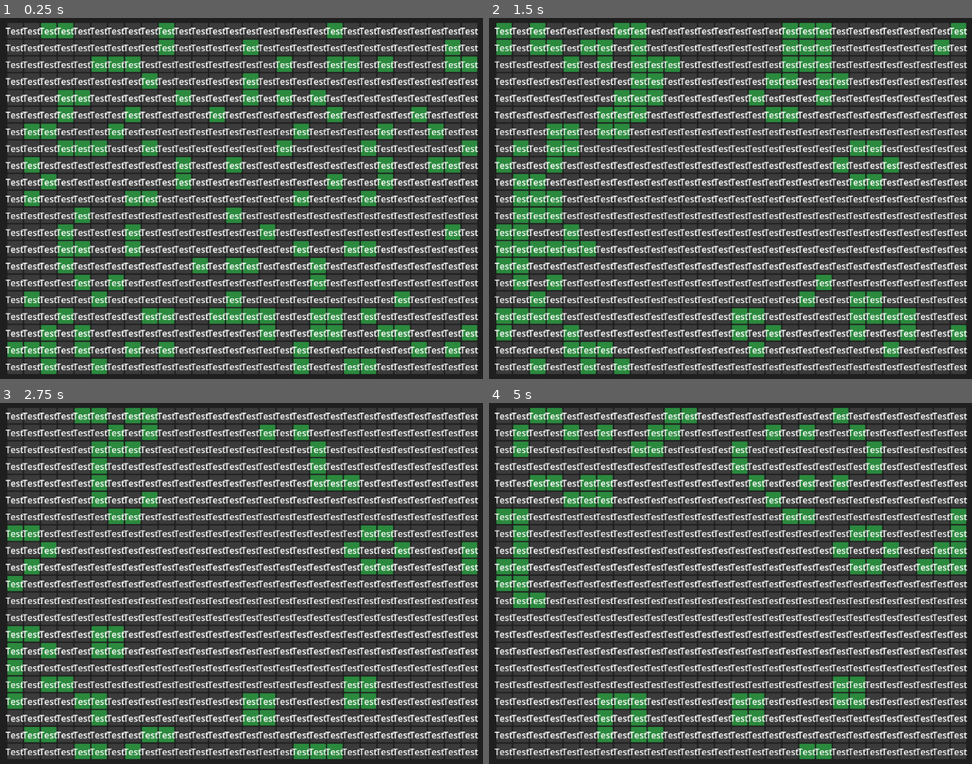
Above: before the commit, frames 1-4 (two rows, left to right).
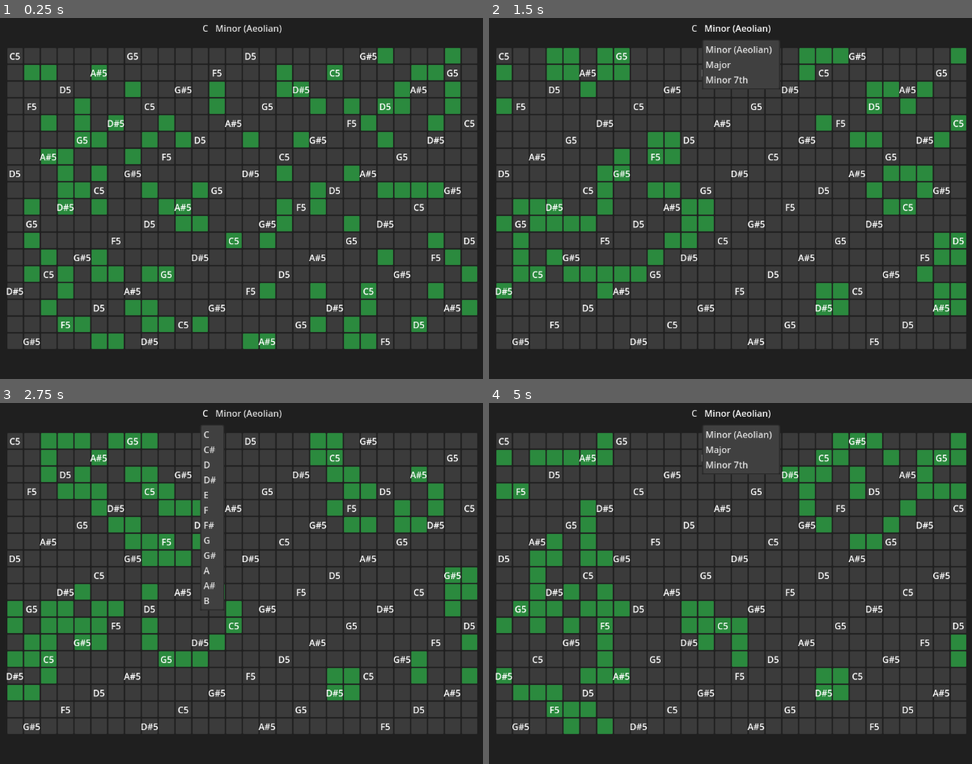
Above: after the commit, the same moments.

Repository: kaywil56/Conway-s-Generative-Sequencer-
Game: Godot game, scene res://scenes/main.tscn
The game is run twice, just before and just after one commit, with the same random seed, the same clock (stepped at 60 frames per second) and the same inputs.
Inputs (mouse positions are in pixels of both pictures, inside the frame that each line leads up to):
- Up to frame 1 (0.25 s): no input
- Up to frame 2 (1.5 s): click (696, 28) at 0.5 s, where only the run after the commit has a clickable "C"; click (740, 28) at 1.25 s, where only the run after the commit has a clickable "Minor (Aeolian)"
- Up to frame 3 (2.75 s): click (207, 413) at 2 s, where only the run after the commit has a clickable "C"
- Up to frame 4 (5 s): click (740, 413) at 2.75 s, where only the run after the commit has a clickable "Minor (Aeolian)"; click (696, 413) at 3.5 s, where only the run after the commit has a clickable "C"; click (740, 413) at 4.25 s, where only the run after the commit has a clickable "Minor (Aeolian)"

The runs differ from the first frame. In frame 1, 55% of the frame differs, in the area x 1-99%, y 1-99%; in frame 2, 52%; in frame 3, 49%; in frame 4, 51%.

Commit message:
add scale selection

Diff:
--- a/scenes/main.tscn
+++ b/scenes/main.tscn
@@ -1,7 +1,8 @@
-[gd_scene load_steps=5 format=3 uid="uid://oaq7vocf5mvb"]
+[gd_scene load_steps=6 format=3 uid="uid://oaq7vocf5mvb"]
 
 [ext_resource type="Script" path="res://scripts/main.gd" id="1_gxiwc"]
 [ext_resource type="Texture2D" uid="uid://fwe5g74rdvdq" path="res://assets/spritesheet.png" id="2_bh6fx"]
+[ext_resource type="PackedScene" uid="uid://dcnnbasokgb2x" path="res://scenes/user_interface.tscn" id="3_ehgfd"]
 
 [sub_resource type="TileSetAtlasSource" id="TileSetAtlasSource_khysg"]
 texture = ExtResource("2_bh6fx")
@@ -25,4 +26,8 @@
 wait_time = 0.2
 autostart = true
 
+[node name="CanvasLayer" type="CanvasLayer" parent="."]
+
+[node name="UserInterface" parent="CanvasLayer" instance=ExtResource("3_ehgfd")]
+
 [connection signal="timeout" from="Timer" to="." method="_on_timer_timeout"]
--- /dev/null
+++ b/scenes/note.gd
@@ -0,0 +1,6 @@
+extends Node2D
+
+@onready var label = $Label
+
+func set_label(text: String) -> void:
+	label.text = text
--- a/scenes/note.tscn
+++ b/scenes/note.tscn
@@ -1,6 +1,9 @@
-[gd_scene format=3 uid="uid://b4rv4ppm3s35o"]
+[gd_scene load_steps=2 format=3 uid="uid://b4rv4ppm3s35o"]
+
+[ext_resource type="Script" path="res://scenes/note.gd" id="1_6sguk"]
 
 [node name="Note" type="Node2D"]
+script = ExtResource("1_6sguk")
 
 [node name="Label" type="Label" parent="."]
 anchors_preset = 8
@@ -14,6 +17,5 @@
 offset_bottom = 11.5
 grow_horizontal = 2
 grow_vertical = 2
-text = "Test"
 horizontal_alignment = 1
 vertical_alignment = 1
--- /dev/null
+++ b/scenes/user_interface.tscn
@@ -0,0 +1,28 @@
+[gd_scene load_steps=2 format=3 uid="uid://dcnnbasokgb2x"]
+
+[ext_resource type="Script" path="res://scripts/user_interface.gd" id="1_w57q7"]
+
+[node name="UserInterface" type="Control"]
+layout_mode = 3
+anchors_preset = 15
+anchor_right = 1.0
+anchor_bottom = 1.0
+grow_horizontal = 2
+grow_vertical = 2
+script = ExtResource("1_w57q7")
+
+[node name="NoteGroupSelectionHBoxContainer" type="HBoxContainer" parent="."]
+layout_mode = 1
+anchors_preset = 5
+anchor_left = 0.5
+anchor_right = 0.5
+offset_left = -34.0
+offset_right = 34.0
+offset_bottom = 40.0
+grow_horizontal = 2
+
+[node name="RootNoteOptionButton" type="MenuButton" parent="NoteGroupSelectionHBoxContainer"]
+layout_mode = 2
+
+[node name="NoteGroupOptionButton" type="MenuButton" parent="NoteGroupSelectionHBoxContainer"]
+layout_mode = 2
--- a/scripts/main.gd
+++ b/scripts/main.gd
@@ -9,26 +9,54 @@
 	TileType.DEAD: Vector2i(0, 0),
 	TileType.ALIVE: Vector2i(1, 0)
 }
+const GridWidth = 28
+const GridHeight = 18
 
-const GridWidth = 28
-const GridHeight = 21
+var scale_manager: ScaleManager
+var note_manager: NoteManager
+var note_group_selection: Dictionary
 
-var note_scene = preload("res://scenes/note.tscn")
 @onready var tile_map_layer = $TileMapLayer
 @onready var camera = $Camera2D
+@onready var ui = $CanvasLayer/UserInterface
 
 var cells: Dictionary
 
 func _ready() -> void:
+	connect_signals()
+	scale_manager = ScaleManager.new()
+	note_manager = NoteManager.new(self, tile_map_layer)
 	cells = {}
 	random_seed()
 	draw_grid()
 	center_camera()
-	add_notes()
+	var notes = scale_manager.get_notes()
+	var note_groups = scale_manager.get_note_groups()
+	note_group_selection = {
+		"root": notes[0],
+		"note_group": note_groups[0]
+	}
+	ui.init_root_select_menu(notes)
+	ui.init_note_group_menu(note_groups)
+	note_manager.add_notes()
+	var notes_in_group = scale_manager.get_notes_in_group(note_group_selection)
+	print(notes_in_group)
+	note_manager.set_notes(notes_in_group)
 
 func center_camera():
 	var size = Vector2i(GridWidth, GridHeight) * tile_map_layer.tile_set.tile_size
 	camera.set_position(Vector2(size.x / 2, size.y / 2))
+
+func connect_signals() -> void:
+	ui.connect("note_group_selected", Callable(self, "handle_note_group_selected"))
+
+func handle_note_group_selected(root, note_groups) -> void:
+	print_tree()
+	note_group_selection["root"] = root
+	note_group_selection["note_group"] = note_groups
+	var notes_in_group = scale_manager.get_notes_in_group(note_group_selection)
+	print(notes_in_group)
+	note_manager.set_notes(notes_in_group)
 
 func random_seed() -> void:
 	var rng = RandomNumberGenerator.new()
@@ -71,17 +99,6 @@
 	for position in cells:
 		tile_map_layer.set_cell(position, 0, TileAtlasCoordinates[TileType.ALIVE] if cells[position] else TileAtlasCoordinates[TileType.DEAD])
 
-func add_notes() -> void:
-	var used_cells = tile_map_layer.get_used_cells()
-	for cell in used_cells:
-		var global_cell_position = tile_map_layer.map_to_local(cell)
-		add_note(global_cell_position)
-
-func add_note(position: Vector2) -> void:
-	var note_instance = note_scene.instantiate()
-	note_instance.global_position = position
-	add_child(note_instance)
-
 func _on_timer_timeout() -> void:
 	draw_grid()
 	next_gen()
--- /dev/null
+++ b/scripts/note_manager.gd
@@ -0,0 +1,33 @@
+extends Node
+class_name NoteManager
+
+var parent: Node2D
+var tile_map_layer: TileMapLayer
+var note_scene = preload("res://scenes/note.tscn")
+var note_instances: Array[Node2D]
+var skip_every: int
+
+func _init(new_parent, new_tile_map_layer) -> void:
+	parent = new_parent
+	tile_map_layer = new_tile_map_layer
+	note_instances = []
+	skip_every = 7
+
+func add_notes() -> void:
+	var used_cells = tile_map_layer.get_used_cells()
+	for cell in used_cells:
+		var global_cell_position = tile_map_layer.map_to_local(cell)
+		_add_note(global_cell_position)
+
+func _add_note(position: Vector2) -> void:
+	var note_instance = note_scene.instantiate()
+	note_instance.global_position = position
+	parent.add_child(note_instance)
+	note_instances.append(note_instance)
+
+func set_notes(note_group: Array) -> void:
+	var skip_count = 0
+	for i in range(0, note_instances.size()):
+		if i % skip_every == 0:
+			note_instances[i].set_label(str(note_group[skip_count % note_group.size()], "5"))
+			skip_count += 1
--- /dev/null
+++ b/scripts/scale_manager.gd
@@ -0,0 +1,29 @@
+extends Node
+class_name ScaleManager
+
+const NoteGroups = {
+	"Minor (Aeolian)": [0, 2, 3, 5, 7, 8, 10],
+	"Major": [0, 2, 4, 5, 7, 9, 11],
+	"Minor 7th": [0, 3, 7, 10]
+}
+const Notes = ['C', 'C#', 'D', 'D#', 'E', 'F', 'F#', 'G', 'G#', 'A', 'A#', 'B']
+
+func note_to_midi_number(note_name: String) -> int:
+	var note = note_name.left(len(note_name) - 1).to_upper()
+	var octave = int(note_name.right(1))
+	var note_index = Notes.find(note)
+
+	return note_index if note_index == -1 else 12 * octave + note_index
+
+func get_notes_in_group(note_group_selection: Dictionary) -> Array:
+	var root_position = Notes.find(note_group_selection["root"], 0)
+	var notes_in_group = []
+	for i in NoteGroups[note_group_selection["note_group"]]:
+		notes_in_group.append(Notes[(root_position + i) % Notes.size()])
+	return notes_in_group
+
+func get_notes() -> Array:
+	return Notes
+
+func get_note_groups() -> Array:
+	return NoteGroups.keys()
--- /dev/null
+++ b/scripts/user_interface.gd
@@ -0,0 +1,40 @@
+extends Control
+signal note_group_selected(root, note_group)
+
+@onready var root_note_option_button = $NoteGroupSelectionHBoxContainer/RootNoteOptionButton
+@onready var note_group_option_button = $NoteGroupSelectionHBoxContainer/NoteGroupOptionButton
+
+func _ready() -> void:
+	connect_signals()
+
+func init_note_group_menu(note_groups: Array) -> void:
+	var popup = note_group_option_button.get_popup()
+	for idx in range(note_groups.size()):
+		popup.add_item(note_groups[idx], idx)
+
+	note_group_option_button.text = note_groups[0]
+
+func init_root_select_menu(roots: Array) -> void:
+	var popup = root_note_option_button.get_popup()
+	for idx in range(roots.size()):
+		popup.add_item(roots[idx], idx)
+	root_note_option_button.text = roots[0]
+
+func connect_signals():
+	var popup = note_group_option_button.get_popup()
+	popup.id_pressed.connect(Callable(self, "_on_note_group_selected"))
+
+	popup = root_note_option_button.get_popup()
+	popup.id_pressed.connect(Callable(self, "_on_root_selected"))
+
+func _on_note_group_selected(id):
+	var popup = note_group_option_button.get_popup()
+	var selected_item = popup.get_item_text(id)
+	note_group_option_button.text = selected_item
+	emit_signal("note_group_selected", root_note_option_button.text, selected_item)
+
+func _on_root_selected(id):
+	var popup = root_note_option_button.get_popup()
+	var selected_item = popup.get_item_text(id)
+	root_note_option_button.text = selected_item
+	emit_signal("note_group_selected", selected_item, note_group_option_button.text)
